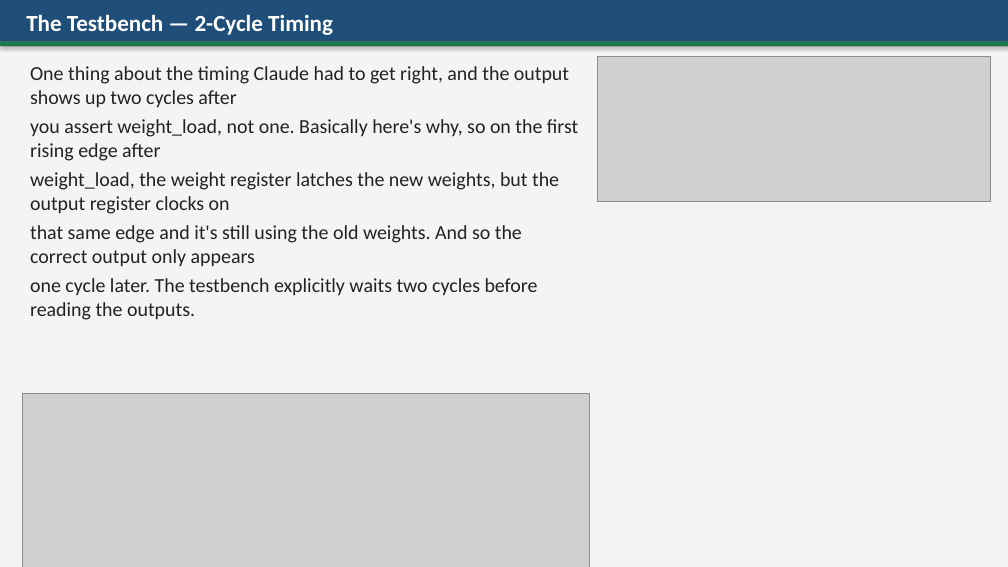
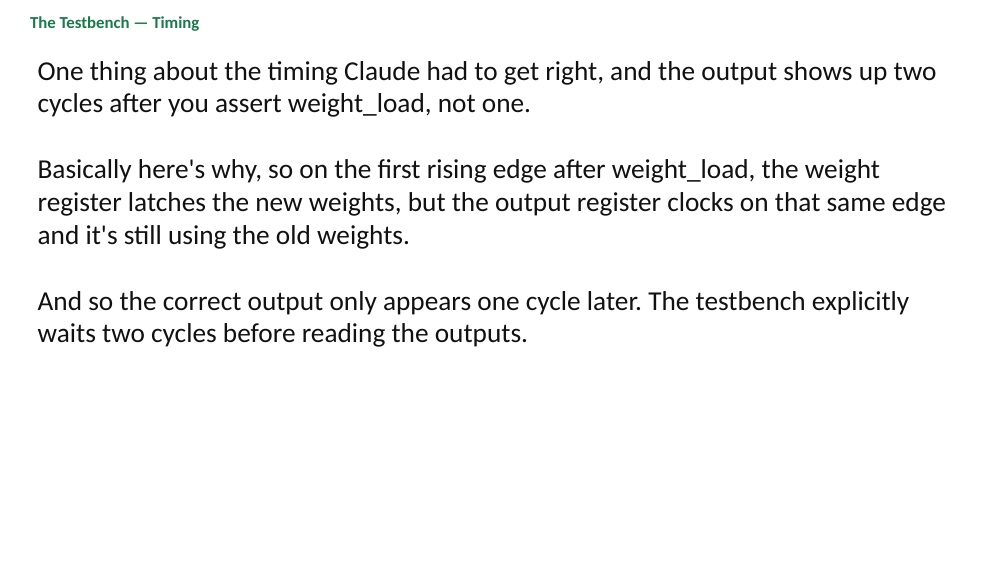
Before and after one commit to BaoPSU/ECE410-HW4AI, a slide deck: slide 6 of codefest/cf06/presentation/cf06_cllm_slides.pptx. Drawn at 1008x567 pixels with LibreOffice and Linux fonts; fonts in the diff are those of the drawing; grey boxes stand for pictures. Boxes give left, top, right and bottom in pixels: in the first picture for what was removed or moved away, otherwise in the second. Text is boxed around its words. In the diff, an @@ line names an element or a change of style, - is before the commit and + after.

```diff
--- a/codefest/cf06/presentation/cf06_cllm_slides.pptx
+++ b/codefest/cf06/presentation/cf06_cllm_slides.pptx
@@ rectangle removed at bbox=[0, 0, 1008, 567] @@
@@ rectangle removed at bbox=[0, 0, 1008, 42] @@
@@ text at bbox=[30, 16, 199, 31]: text changed; size 22 to 16 pt; text colour #FFFFFF to #1A7A4A @@
-The Testbench — 2-Cycle Timing
+The Testbench — Timing
@@ rectangle removed at bbox=[0, 42, 1008, 46] @@
@@ picture removed at bbox=[597, 57, 991, 202] @@
@@ text at bbox=[38, 61, 946, 347]: text changed; size 19 to 26 pt; text colour #222222 to #111111 @@
-One thing about the timing Claude had to get right, and the output shows up two cycles after
-you assert weight_load, not one. Basically here's why, so on the first rising edge after
-weight_load, the weight register latches the new weights, but the output register clocks on
-that same edge and it's still using the old weights. And so the correct output only appears
-one cycle later. The testbench explicitly waits two cycles before reading the outputs.
+One thing about the timing Claude had to get right, and the output shows up two cycles after you assert weight_load, not one.
+Basically here's why, so on the first rising edge after weight_load, the weight register latches the new weights, but the output register clocks on that same edge and it's still using the old weights.
+And so the correct output only appears one cycle later. The testbench explicitly waits two cycles before reading the outputs.
@@ picture removed at bbox=[23, 393, 590, 567] @@
```
Also in this commit, not shown: 6 other slides changed, 1 other file.
